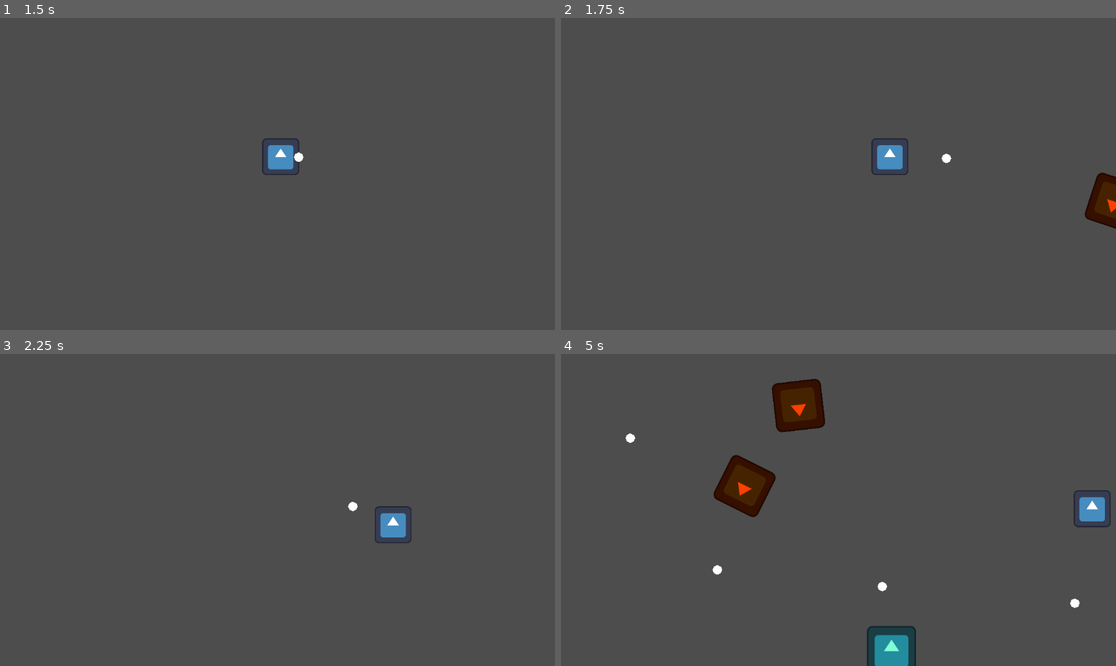
Above: before the commit, frames 1-4 (two rows, left to right).
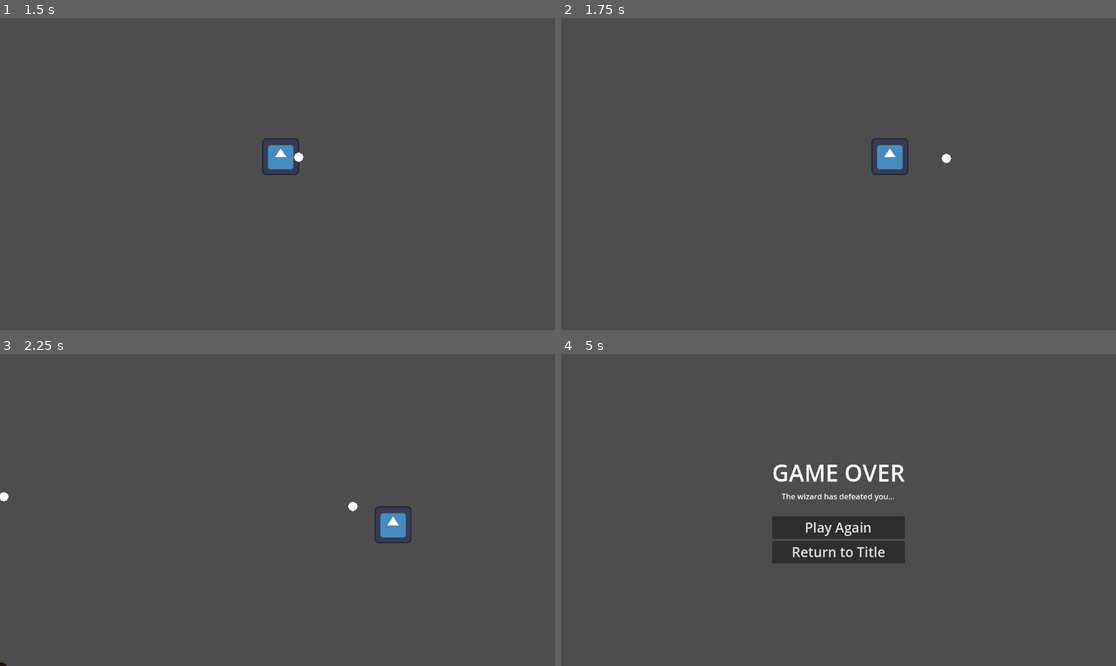
Above: after the commit, the same moments.

Repository: BriarLeaves/gun-wizard-loop-game
Game: Godot game, scene res://start_menu.tscn
Same seed, same stepped clock (60 frames per second), same inputs: the game is played once before the commit and once after it. The engine's default icon, where the game draws it, is replaced by a stand-in: a white triangle on a blue panel in a dark square. Sound files missing from this copy of the repository are replaced by a short silence.
Inputs (mouse positions are in pixels of both pictures, inside the frame that each line leads up to):
- Up to frame 1 (1.5 s): click "Start Game" at 0.5 s; tap Enter at 1.25 s; move the mouse to (399, 158) at 1.27 s; hold D (move_right) from 1.28 s (still down); click (399, 158) at 1.35 s
- Up to frame 2 (1.75 s): keep holding D (move_right)
- Up to frame 3 (2.25 s): move the mouse to (166, 525) at 2.02 s; release D (move_right) at 2.03 s; hold S (move_down) from 2.03 s (still down); click (166, 525) at 2.1 s
- Up to frame 4 (5 s): move the mouse to (894, 441) at 2.77 s; release S (move_down) at 2.78 s; hold D (move_right) 2.78-3.5 s; click (894, 441) at 2.85 s; click (838, 528) at 3.5 s, where only the run after the commit has a clickable "Play Again"; move the mouse to (810, 572) at 4.27 s; hold W (move_up) from 4.28 s (still down); click (810, 572) at 4.35 s

Frame 1 is identical in both runs. In frame 2, 0.8% of the frame differs, in the area x 94-100%, y 49-68%; in frame 3, less than 0.1%; in frame 4, 8.6%, in the area x 11-99%, y 8-100%.

Commit message:
Added a timer that spawns enemies depending on time elapsed

Diff:
--- a/gun-wizard-loop-game/enemy_spawner.gd
+++ b/gun-wizard-loop-game/enemy_spawner.gd
@@ -5,22 +5,28 @@
 
 @onready var screen_size: Vector2 = get_viewport_rect().size
 
+@onready var player = get_node("../ScoreTimer")
+var time_elapsed: float = 0.0
+
+var time_spawn_digging: float = 15.0
+var time_spawn_exploding: float = 30.0
+
 # Called when the node enters the scene tree for the first time.
 func _ready() -> void:
 	current_enemies.append(enemies[0])
-	#current_enemies.append(enemies[1])
-	current_enemies.append(enemies[2])
-	current_enemies.append(enemies[3])
 
 # Called every frame. 'delta' is the elapsed time since the prwevious frame.
 func _process(delta: float) -> void:
-	pass
+	time_elapsed += delta
+	if time_elapsed >= time_spawn_digging:
+		current_enemies.append(enemies[1])
+	if time_elapsed >= time_spawn_exploding:
+		current_enemies.append(enemies[2])
 
 func _on_timer_timeout() -> void:
 	var enemyType = randi_range(0, current_enemies.size() - 1)
 	var enemy = current_enemies[enemyType].instantiate()
 
-	#if enemy == current_enemies[0] || enemy == current_enemies[1]:
 	if enemyType == 0:
 		var enemy_spawn_location = get_node("SpawnPath/SpawnLocation")
 		enemy_spawn_location.progress_ratio = randf()
@@ -28,7 +34,7 @@
 		enemy.initialize(enemy_spawn_location.position)
 	else:
 		var enemy_spawn_location = Vector2(randf_range(0, screen_size.x), randf_range(0, screen_size.y))
-		while enemy_spawn_location.distance_to(get_node("Player").position) < 50:
+		while enemy_spawn_location.distance_to(get_node("Player").position) < 75:
 			enemy_spawn_location = Vector2(randf_range(0, screen_size.x), randf_range(0, screen_size.y))
 		enemy.initialize(enemy_spawn_location)
 	add_child(enemy)
--- a/gun-wizard-loop-game/room.tscn
+++ b/gun-wizard-loop-game/room.tscn
@@ -1,9 +1,8 @@
-[gd_scene load_steps=10 format=3 uid="uid://6gey8ieo7rlf"]
+[gd_scene load_steps=9 format=3 uid="uid://6gey8ieo7rlf"]
 
 [ext_resource type="PackedScene" uid="uid://i6n47d8uj3a8" path="res://player_character.tscn" id="1_88gup"]
 [ext_resource type="PackedScene" uid="uid://dhdp3qnxwlh5h" path="res://moving_enemy.tscn" id="2_4o3f6"]
 [ext_resource type="Script" uid="uid://dutfqa6xv3364" path="res://bullet_manager.gd" id="2_bisa2"]
-[ext_resource type="PackedScene" uid="uid://chs22785iih0f" path="res://seeking_enemy.tscn" id="3_ka7wq"]
 [ext_resource type="Script" uid="uid://cct7dhqh8jhx8" path="res://enemy_spawner.gd" id="4_v5vuv"]
 [ext_resource type="PackedScene" uid="uid://b0gosr6n3cbhe" path="res://digging_enemy.tscn" id="4_x5k2b"]
 [ext_resource type="PackedScene" uid="uid://bveage22x5vqw" path="res://exploding_enemy.tscn" id="5_8cv3p"]
@@ -20,7 +19,7 @@
 
 [node name="Node2D" type="Node2D"]
 script = ExtResource("4_v5vuv")
-enemies = Array[PackedScene]([ExtResource("2_4o3f6"), ExtResource("3_ka7wq"), ExtResource("4_x5k2b"), ExtResource("5_8cv3p")])
+enemies = Array[PackedScene]([ExtResource("2_4o3f6"), ExtResource("4_x5k2b"), ExtResource("5_8cv3p")])
 
 [node name="Player" parent="." instance=ExtResource("1_88gup")]
 position = Vector2(516, 288)
@@ -54,8 +53,9 @@
 position = Vector2(1212, 708)
 mesh = SubResource("SphereMesh_x5k2b")
 
-[node name="Timer" type="Timer" parent="."]
+[node name="EnemyTimer" type="Timer" parent="."]
+wait_time = 1.5
 autostart = true
 
 [connection signal="shoot_bullet" from="Player" to="BulletManager" method="_on_player_shoot_bullet"]
-[connection signal="timeout" from="Timer" to="." method="_on_timer_timeout"]
+[connection signal="timeout" from="EnemyTimer" to="." method="_on_timer_timeout"]
